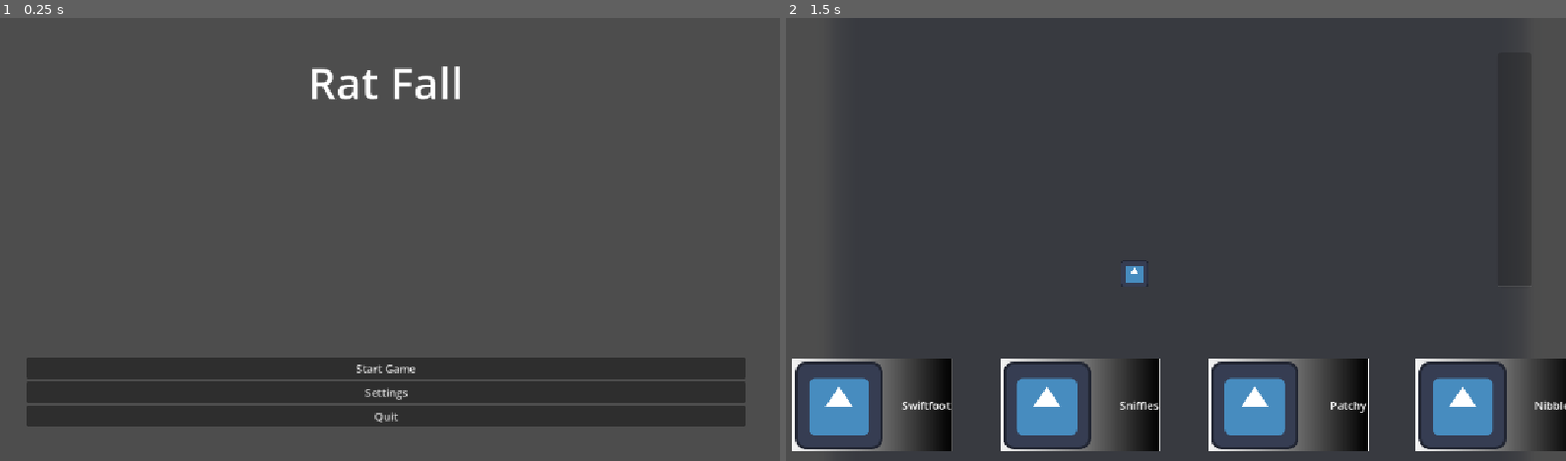
Above: before the commit, frames 1-2 (left to right).
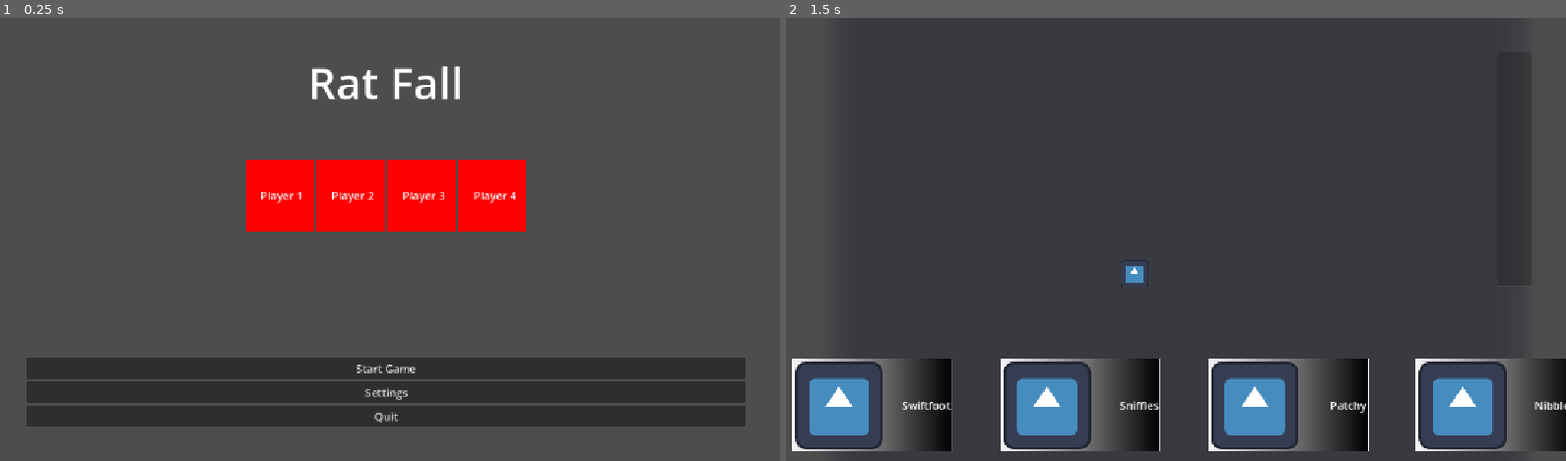
Above: after the commit, the same moments.

Repository: eebysheebstudio-hue/RatFall
Game: Godot game, scene res://Scenes/BootLevel.tscn
Two runs of this game, one before a commit and one after it. Both use one fixed random seed, a clock stepped at 60 frames per second and the inputs below. The engine's default icon, where the game draws it, is replaced by a stand-in: a white triangle on a blue panel in a dark square.
Inputs:
- Up to frame 1 (0.25 s): no input
- Up to frame 2 (1.5 s): click "Start Game" at 0.5 s; tap Enter (p2_action) at 1.25 s; hold D (p1_right) from 1.28 s (still down); hold E (p1_action) from 1.28 s (still down)

The runs differ from the first frame. In frame 1, 5.7% of the frame differs, in the area x 31-68%, y 32-49%; in frame 2, nothing differs.

Commit message:
scuffed player ready indicators

Diff:
--- a/Global_Settings.gd
+++ b/Global_Settings.gd
@@ -2,6 +2,7 @@
 @onready var master_vol = 1.0
 @onready var sfx_vol = 0.5
 @onready var music_vol = 0.5
+
 
 
 func _ready() -> void:
--- a/Scenes/UI/MainMenu.tscn
+++ b/Scenes/UI/MainMenu.tscn
@@ -57,6 +57,68 @@
 layout_mode = 2
 text = "Quit"
 
+[node name="HBoxContainer" type="HBoxContainer" parent="." unique_id=743060285]
+custom_minimum_size = Vector2(100, 100)
+layout_mode = 0
+offset_left = 50.0
+offset_top = 208.0
+offset_right = 1102.0
+offset_bottom = 312.0
+alignment = 1
+
+[node name="ColorRect" type="ColorRect" parent="HBoxContainer" unique_id=154515323]
+custom_minimum_size = Vector2(100, 0)
+layout_mode = 2
+color = Color(1, 0, 0, 1)
+
+[node name="Label" type="Label" parent="HBoxContainer/ColorRect" unique_id=577328351]
+layout_mode = 0
+offset_left = 22.0
+offset_top = 40.0
+offset_right = 84.0
+offset_bottom = 63.0
+text = "Player 1"
+horizontal_alignment = 1
+
+[node name="ColorRect2" type="ColorRect" parent="HBoxContainer" unique_id=238834867]
+custom_minimum_size = Vector2(100, 0)
+layout_mode = 2
+color = Color(1, 0, 0, 1)
+
+[node name="Label" type="Label" parent="HBoxContainer/ColorRect2" unique_id=1287967322]
+layout_mode = 0
+offset_left = 22.0
+offset_top = 40.0
+offset_right = 88.0
+offset_bottom = 63.0
+text = "Player 2"
+
+[node name="ColorRect3" type="ColorRect" parent="HBoxContainer" unique_id=660270404]
+custom_minimum_size = Vector2(100, 0)
+layout_mode = 2
+color = Color(1, 0, 0, 1)
+
+[node name="Label" type="Label" parent="HBoxContainer/ColorRect3" unique_id=1164955761]
+layout_mode = 0
+offset_left = 22.0
+offset_top = 40.0
+offset_right = 84.0
+offset_bottom = 63.0
+text = "Player 3"
+
+[node name="ColorRect4" type="ColorRect" parent="HBoxContainer" unique_id=1339924837]
+custom_minimum_size = Vector2(100, 0)
+layout_mode = 2
+color = Color(1, 0, 0, 1)
+
+[node name="Label" type="Label" parent="HBoxContainer/ColorRect4" unique_id=230674647]
+layout_mode = 0
+offset_left = 22.0
+offset_top = 40.0
+offset_right = 84.0
+offset_bottom = 63.0
+text = "Player 4"
+
 [connection signal="pressed" from="MarginContainer/VBoxContainer/Start" to="." method="_on_start_pressed"]
 [connection signal="pressed" from="MarginContainer/VBoxContainer/Settings" to="." method="_on_settings_pressed"]
 [connection signal="pressed" from="MarginContainer/VBoxContainer/Quit" to="." method="_on_quit_pressed"]
--- a/Scenes/UI/main_menu.gd
+++ b/Scenes/UI/main_menu.gd
@@ -1,5 +1,6 @@
 extends Control
 var hillScene: PackedScene = load("res://Scenes/Hill.tscn")
+var players = [false,false,false,false]
 
 # Called when the node enters the scene tree for the first time.
 func _ready() -> void:
@@ -8,6 +9,20 @@
 # Called every frame. 'delta' is the elapsed time since the previous frame.
 func _process(delta: float) -> void:
 	pass
+
+func _input(event: InputEvent) -> void:
+	if event.is_action_pressed("p1_action"):
+		players[0] = true
+		$HBoxContainer/ColorRect.set_color(Color(0,1,0,1))
+	elif event.is_action_pressed("p2_action"):
+		players[1] = true
+		$HBoxContainer/ColorRect2.set_color(Color(0,1,0,1))
+	elif event.is_action_pressed("p3_action"):
+		players[2] = true
+		$HBoxContainer/ColorRect3.set_color(Color(0,1,0,1))
+	elif event.is_action_pressed("p4_action"):
+		players[3] = true
+		$HBoxContainer/ColorRect3.set_color(Color(0,1,0,1))
 
 func _on_quit_pressed() -> void:
 	get_tree().quit()
